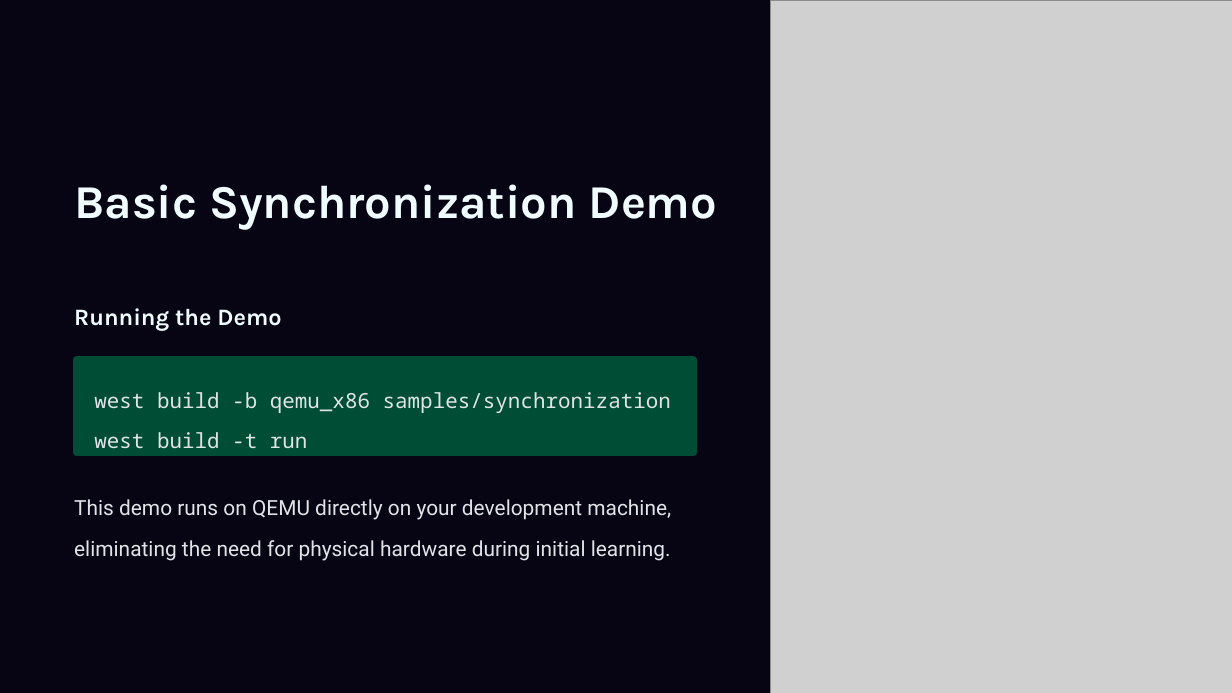
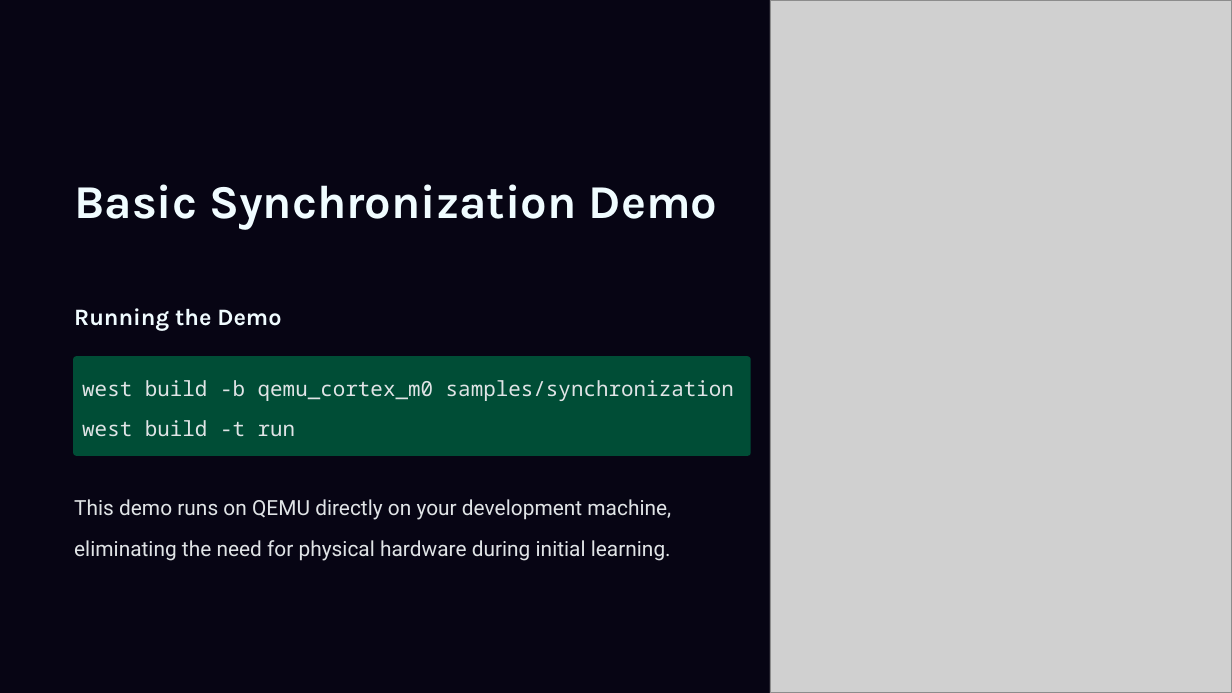
Before and after one commit to benshalem93/zephyr-workspace, a slide deck: slide 5 of lessons/6 - Threads + WorkQueues/Zephyr-Workshop-Threads-and-Workqueues.pptx. Drawn at 1232x693 pixels with LibreOffice and Linux fonts; fonts in the diff are those of the drawing; grey boxes stand for pictures; background and template pictures are left out. Boxes give left, top, right and bottom in pixels: in the first picture for what was removed or moved away, otherwise in the second. Text is boxed around its words. In the diff, an @@ line names an element or a change of style, - is before the commit and + after.

Commit message:
Update workshop slides and instructions in lessons folder

```diff
--- a/lessons/6 - Threads + WorkQueues/Zephyr-Workshop-Threads-and-Workqueues.pptx
+++ b/lessons/6 - Threads + WorkQueues/Zephyr-Workshop-Threads-and-Workqueues.pptx
@@ rounded rectangle: place and size @@
-rounded rectangle at [73,357,697,456]
+rounded rectangle at [73,357,751,456]
@@ text at [82,380,734,401]: text changed @@
-west build -b qemu_x86 samples/synchronization
+west build -b qemu_cortex_m0 samples/synchronization
@@ text "west build -b qemu_cortex_m0 samples/synchronization": place and size @@
-text "west build -b qemu_cortex_m0 samples/synchronization" at [94,392,671,449]
+text "west build -b qemu_cortex_m0 samples/synchronization" at [82,380,734,437]
```
Also in this commit, not shown: 14 other files.
